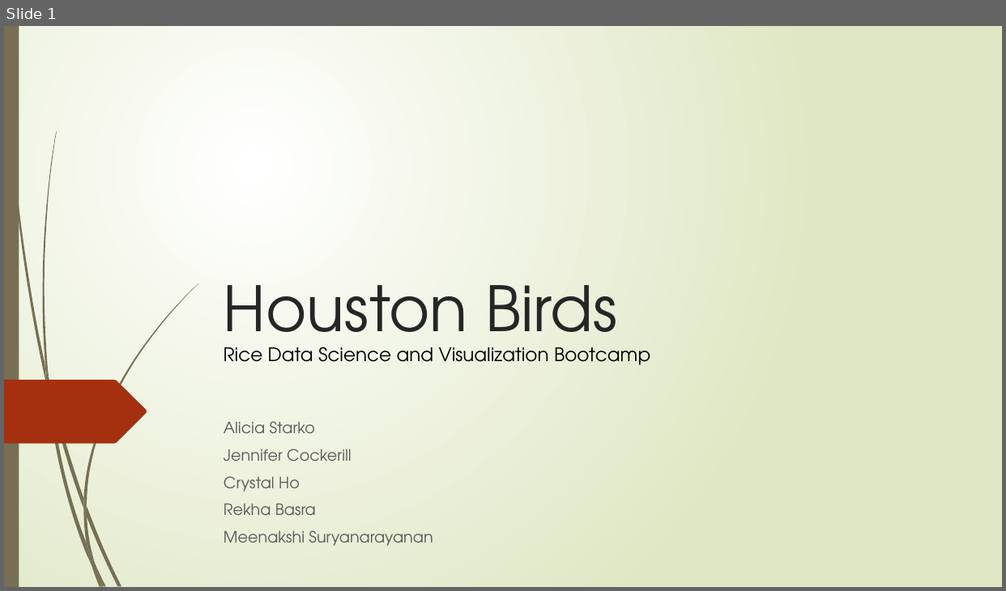
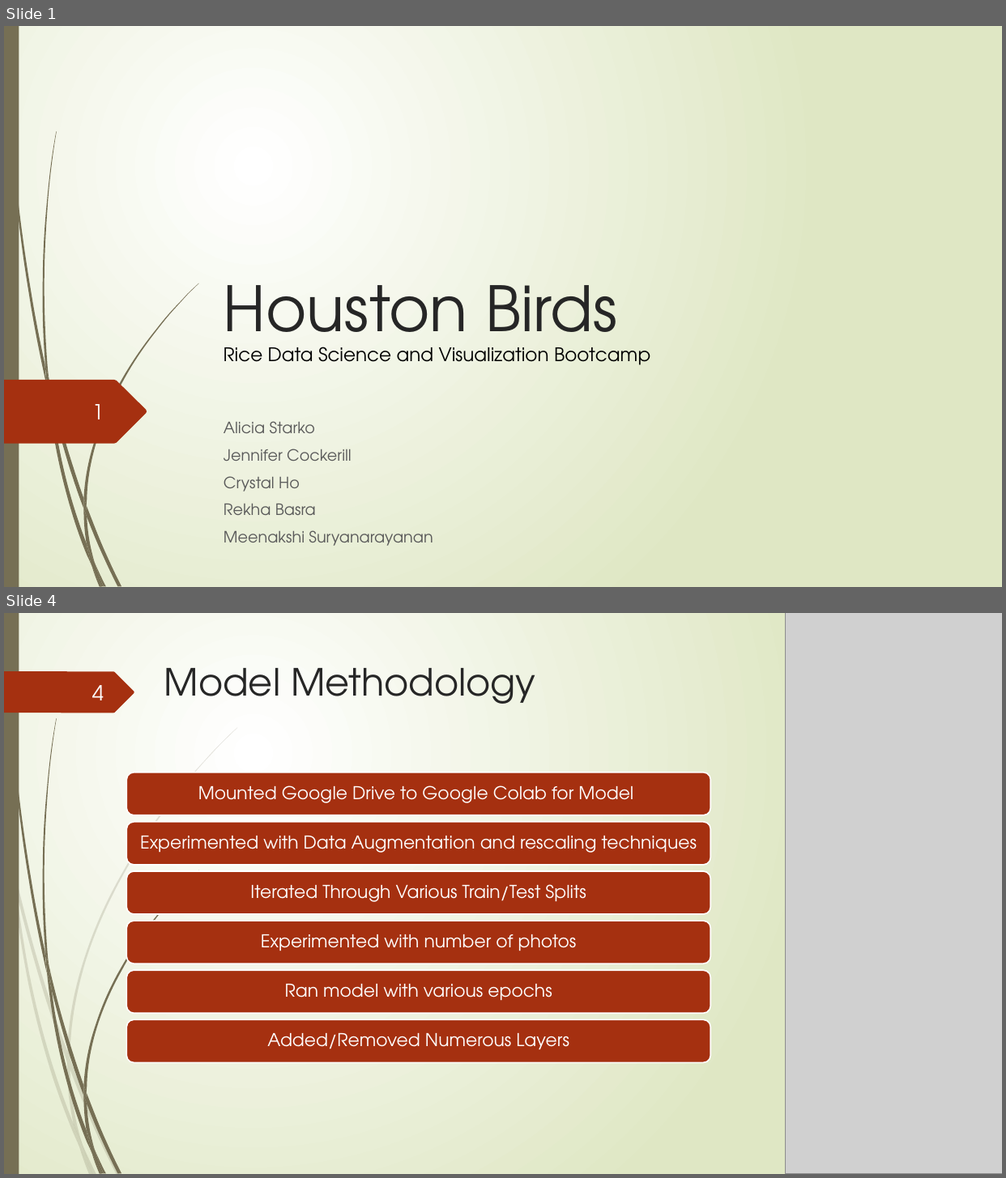
Before and after one commit to CrystalRae90/Machine_Learning_Project, a slide deck: Presentation.pptx. Shown one above the other, each under a label of ours: slide 1 before the commit, slides 1 and 4 after it; the slides between them are not shown. The pictures are 1006x591 and 1006x1178 pixels, drawn with LibreOffice and Linux fonts; fonts in the diff are those of the drawing; grey boxes stand for pictures; background and template pictures are left out. Boxes give left, top, right and bottom in pixels: in the first picture for what was removed or moved away, otherwise in the second. Text is boxed around its words. In the diff, an @@ line names an element or a change of style, - is before the commit and + after.

```diff
--- a/Presentation.pptx
+++ b/Presentation.pptx
@@ slide 4 added at box(4, 613, 1002, 1174), background gradient #FFFFFF to #DFE8C4; not listed: 10 template elements that a slide beside it also shows @@
@@ rectangle added at box(4, 613, 19, 1174), fill #766F54 @@
@@ picture added at box(786, 613, 1002, 1174) @@
@@ freeform shape added at box(4, 671, 134, 713), fill #A53010 @@
@@ page number added at box(92, 685, 104, 700), 20 pt, text #FEFFFF @@
+4
@@ text added at box(164, 668, 536, 704), 36 pt, text #262626 @@
+Model Methodology
@@ group added at box(127, 773, 710, 1063): 6 rounded rectangles, 6 texts @@
+Mounted Google Drive to Google Colab for Model
+Experimented with Data Augmentation and rescaling techniques
+Iterated Through Various Train/Test Splits
+Experimented with number of photos
+Ran model with various epochs
+Added/Removed Numerous Layers
@@ group added at box(6, 613, 198, 1174): 12 freeform shapes @@
@@ slide 1 changed as well @@
@@ page number added at box(92, 404, 104, 420), 20 pt, text #FEFFFF @@
+1
```
Also in this commit, not shown: 7 other slides changed, 2 other slides added, 1 slide removed.
